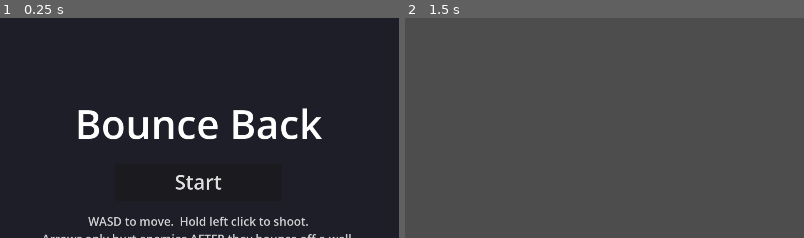
Above: before the commit, frames 1-2 (left to right).
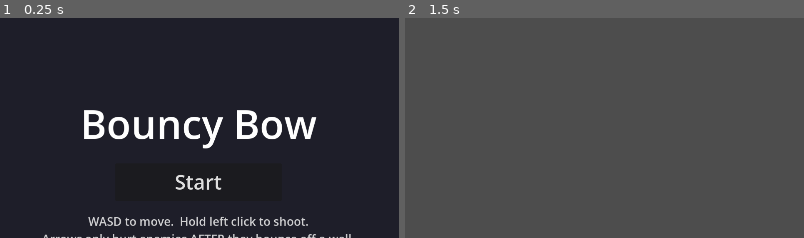
Above: after the commit, the same moments.

Repository: Krishlin/bouncybow
Game: Godot game, scene res://Scenes/MainMenu.tscn
Same seed, same stepped clock (60 frames per second), same inputs: the game is played once before the commit and once after it.
Inputs (mouse positions are % of the whole screen's width and height, from its top left):
- Up to frame 1 (0.25 s): no input
- Up to frame 2 (1.5 s): click "Start" at 0.5 s; tap Enter at 1.25 s; move the mouse to (72, 45) at 1.27 s; press the mouse at (72, 45) at 1.28 s; hold D (right) from 1.28 s (still down)
The pictures show only the part of the screen within x 25-75%, y 13-63%; the shares and areas given below are measured in that part.

The runs differ from the first frame. In frame 1, 4.4% of the frame differs, in the area x 19-81%, y 40-60%; in frame 2, nothing differs.

Commit message:
again idk what to commit

Diff:
--- a/Animations/orc_frames.tres
+++ b/Animations/orc_frames.tres
@@ -1,11 +1,11 @@
-[gd_resource type="SpriteFrames" format=3]
-
-[ext_resource type="Texture2D" path="res://Spites/Tiny RPG Character Asset Pack 01 v2.0 -Free Soldier&Orc/Characters(100x100 split)/Orc/Orc/Orc_Attack01.png" id="1_4pmu6"]
-[ext_resource type="Texture2D" path="res://Spites/Tiny RPG Character Asset Pack 01 v2.0 -Free Soldier&Orc/Characters(100x100 split)/Orc/Orc/Orc_Attack02.png" id="2_kxnjs"]
-[ext_resource type="Texture2D" path="res://Spites/Tiny RPG Character Asset Pack 01 v2.0 -Free Soldier&Orc/Characters(100x100 split)/Orc/Orc/Orc_Death.png" id="3_qhofe"]
-[ext_resource type="Texture2D" path="res://Spites/Tiny RPG Character Asset Pack 01 v2.0 -Free Soldier&Orc/Characters(100x100 split)/Orc/Orc/Orc_Hurt.png" id="4_3byjc"]
-[ext_resource type="Texture2D" path="res://Spites/Tiny RPG Character Asset Pack 01 v2.0 -Free Soldier&Orc/Characters(100x100 split)/Orc/Orc/Orc_Idle.png" id="5_wc0e3"]
-[ext_resource type="Texture2D" path="res://Spites/Tiny RPG Character Asset Pack 01 v2.0 -Free Soldier&Orc/Characters(100x100 split)/Orc/Orc/Orc_Walk.png" id="6_tbny4"]
+[gd_resource type="SpriteFrames" format=3 uid="uid://u50c3c845g4l"]
+
+[ext_resource type="Texture2D" uid="uid://c57olq15qgnun" path="res://Spites/Tiny RPG Character Asset Pack 01 v2.0 -Free Soldier&Orc/Characters(100x100 split)/Orc/Orc/Orc_Attack01.png" id="1_4pmu6"]
+[ext_resource type="Texture2D" uid="uid://cyojax7nci4hx" path="res://Spites/Tiny RPG Character Asset Pack 01 v2.0 -Free Soldier&Orc/Characters(100x100 split)/Orc/Orc/Orc_Attack02.png" id="2_kxnjs"]
+[ext_resource type="Texture2D" uid="uid://lwhp7r0dykp4" path="res://Spites/Tiny RPG Character Asset Pack 01 v2.0 -Free Soldier&Orc/Characters(100x100 split)/Orc/Orc/Orc_Death.png" id="3_qhofe"]
+[ext_resource type="Texture2D" uid="uid://l7ddbeswmfrg" path="res://Spites/Tiny RPG Character Asset Pack 01 v2.0 -Free Soldier&Orc/Characters(100x100 split)/Orc/Orc/Orc_Hurt.png" id="4_3byjc"]
+[ext_resource type="Texture2D" uid="uid://braimjaihete5" path="res://Spites/Tiny RPG Character Asset Pack 01 v2.0 -Free Soldier&Orc/Characters(100x100 split)/Orc/Orc/Orc_Idle.png" id="5_wc0e3"]
+[ext_resource type="Texture2D" uid="uid://ck03rsjqjg0fl" path="res://Spites/Tiny RPG Character Asset Pack 01 v2.0 -Free Soldier&Orc/Characters(100x100 split)/Orc/Orc/Orc_Walk.png" id="6_tbny4"]
 
 [sub_resource type="AtlasTexture" id="AtlasTexture_xyrc7"]
 atlas = ExtResource("1_4pmu6")
--- a/Animations/soldier_frames.tres
+++ b/Animations/soldier_frames.tres
@@ -1,10 +1,10 @@
-[gd_resource type="SpriteFrames" format=3]
-
-[ext_resource type="Texture2D" path="res://Spites/Tiny RPG Character Asset Pack 01 v2.0 -Free Soldier&Orc/Characters(100x100 split)/Soldier/Soldier/Soldier_Death.png" id="1_xmwmd"]
-[ext_resource type="Texture2D" path="res://Spites/Tiny RPG Character Asset Pack 01 v2.0 -Free Soldier&Orc/Characters(100x100 split)/Soldier/Soldier/Soldier_Hurt.png" id="2_wrk7c"]
-[ext_resource type="Texture2D" path="res://Spites/Tiny RPG Character Asset Pack 01 v2.0 -Free Soldier&Orc/Characters(100x100 split)/Soldier/Soldier/Soldier_Idle.png" id="3_fef3r"]
-[ext_resource type="Texture2D" path="res://Spites/Tiny RPG Character Asset Pack 01 v2.0 -Free Soldier&Orc/Characters(100x100 split)/Soldier/Soldier/Soldier_Attack03.png" id="4_cn1d2"]
-[ext_resource type="Texture2D" path="res://Spites/Tiny RPG Character Asset Pack 01 v2.0 -Free Soldier&Orc/Characters(100x100 split)/Soldier/Soldier/Soldier_Walk.png" id="5_j3qk6"]
+[gd_resource type="SpriteFrames" format=3 uid="uid://c24wnswm7dn8y"]
+
+[ext_resource type="Texture2D" uid="uid://cggwt3aq4d0gw" path="res://Spites/Tiny RPG Character Asset Pack 01 v2.0 -Free Soldier&Orc/Characters(100x100 split)/Soldier/Soldier/Soldier_Death.png" id="1_xmwmd"]
+[ext_resource type="Texture2D" uid="uid://cwvacq8ktkt8f" path="res://Spites/Tiny RPG Character Asset Pack 01 v2.0 -Free Soldier&Orc/Characters(100x100 split)/Soldier/Soldier/Soldier_Hurt.png" id="2_wrk7c"]
+[ext_resource type="Texture2D" uid="uid://c2ekxom1twwoj" path="res://Spites/Tiny RPG Character Asset Pack 01 v2.0 -Free Soldier&Orc/Characters(100x100 split)/Soldier/Soldier/Soldier_Idle.png" id="3_fef3r"]
+[ext_resource type="Texture2D" uid="uid://dqy7ky627k5rk" path="res://Spites/Tiny RPG Character Asset Pack 01 v2.0 -Free Soldier&Orc/Characters(100x100 split)/Soldier/Soldier/Soldier_Attack03.png" id="4_cn1d2"]
+[ext_resource type="Texture2D" uid="uid://bg7ba04t6ji5v" path="res://Spites/Tiny RPG Character Asset Pack 01 v2.0 -Free Soldier&Orc/Characters(100x100 split)/Soldier/Soldier/Soldier_Walk.png" id="5_j3qk6"]
 
 [sub_resource type="AtlasTexture" id="AtlasTexture_bbvin"]
 atlas = ExtResource("1_xmwmd")
--- a/Scenes/MainMenu.tscn
+++ b/Scenes/MainMenu.tscn
@@ -35,7 +35,7 @@
 [node name="Title" type="Label" parent="CenterContainer/VBoxContainer" unique_id=1821093314]
 layout_mode = 2
 theme_override_font_sizes/font_size = 96
-text = "Bounce Back"
+text = "Bouncy Bow"
 horizontal_alignment = 1
 
 [node name="StartButton" type="Button" parent="CenterContainer/VBoxContainer" unique_id=1553916332]
--- a/Scripts/ball.gd
+++ b/Scripts/ball.gd
@@ -51,7 +51,6 @@
 
 	var thing = col.get_collider()
 	if thing.has_method("take_hit"):
-		# boss. with the shield up arrows bounce off it like a wall
 		if not thing.is_shielded():
 			if bounces >= 1:
 				thing.take_hit()
